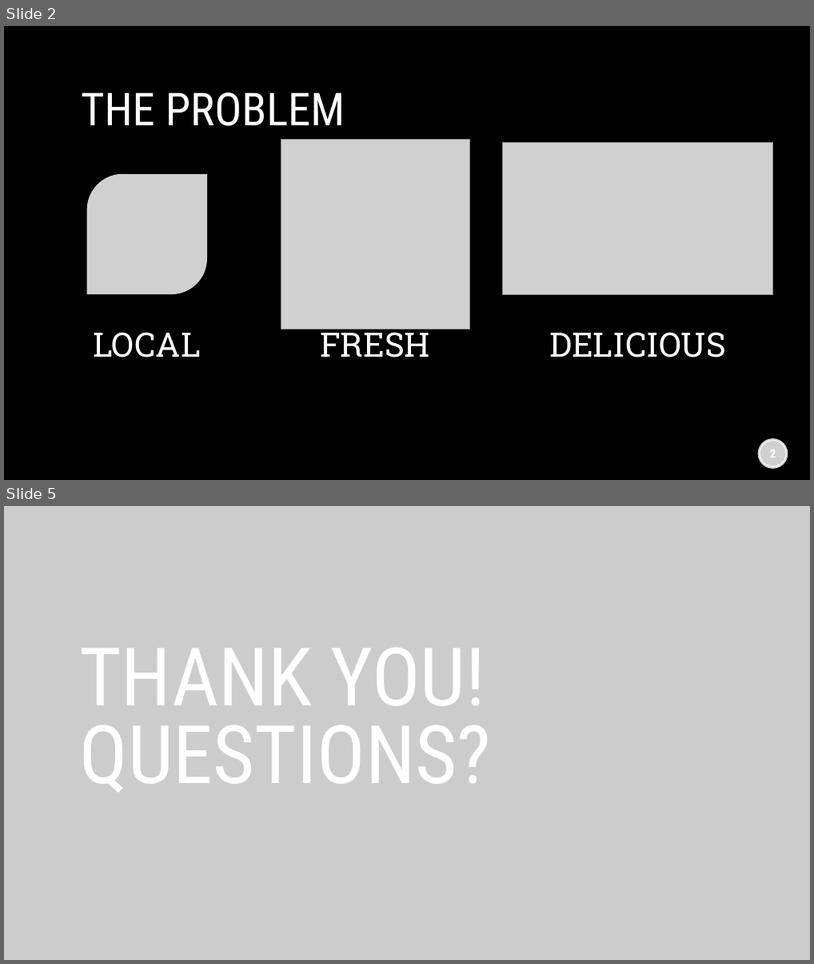
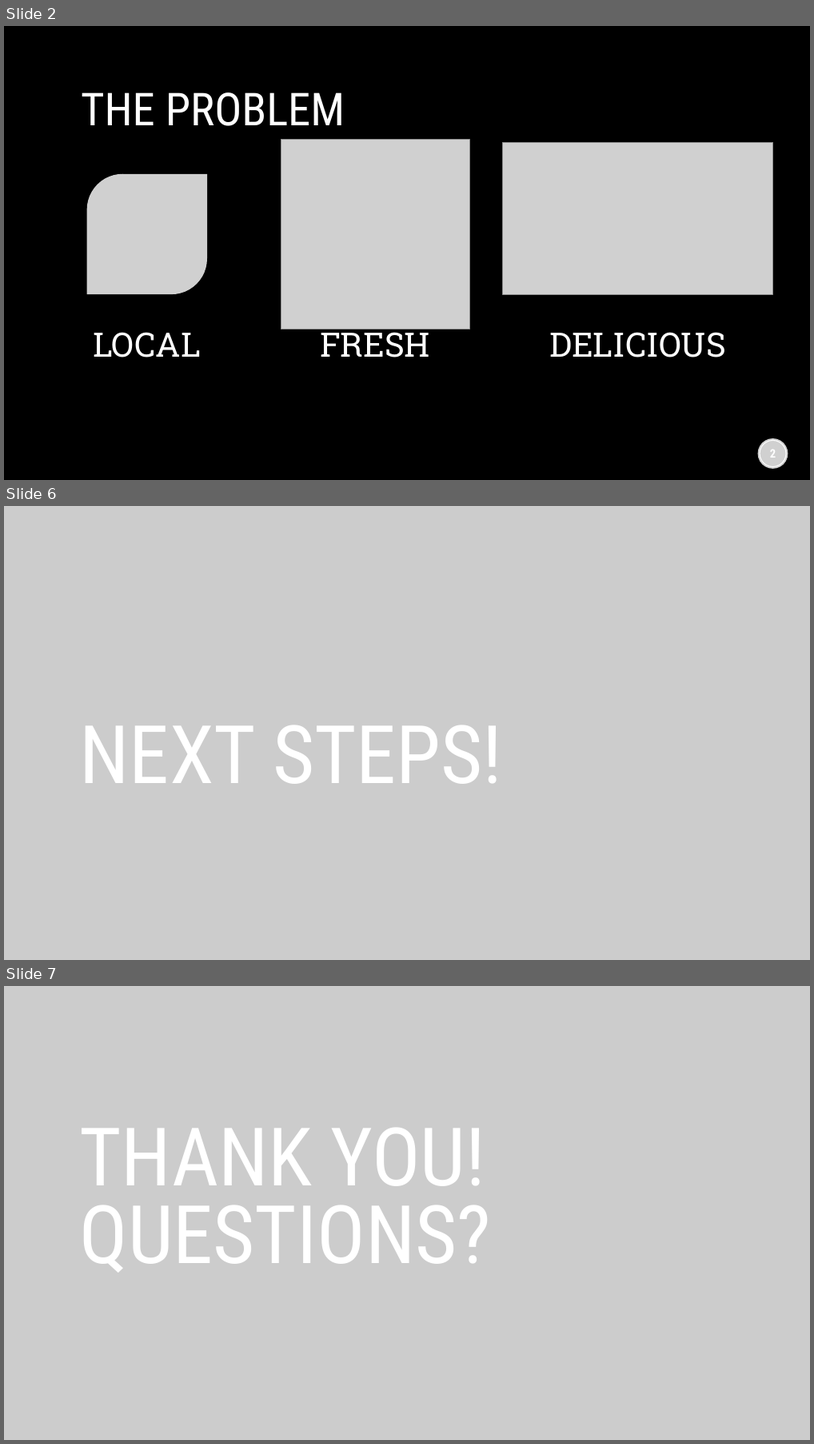
Before and after one commit to RafayKhan2/Brainstation-Capstone, a slide deck: Project Nutrino.pptx. Shown one above the other, each under a label of ours: slides 2 and 5 before the commit, slides 2, 6 and 7 after it; the slides between them are not shown. The pictures are 814x964 and 814x1444 pixels, drawn with LibreOffice and Linux fonts; fonts in the diff are those of the drawing; grey boxes stand for pictures; background and template pictures are left out; a plain dark background stands for a picture behind light text. Boxes give left, top, right and bottom in pixels: in the first picture for what was removed or moved away, otherwise in the second. Text is boxed around its words. In the diff, an @@ line names an element or a change of style, - is before the commit and + after.

```diff
--- a/Project Nutrino.pptx
+++ b/Project Nutrino.pptx
@@ slide 6 added at <box>4,506,810,960</box>, background picture (left out) @@
@@ rectangle added at <box>4,506,810,960</box>, fill #FFFFFF @@
@@ rectangle added at <box>4,506,810,960</box>, fill #000000 at 20% opacity @@
@@ title added at <box>79,725,503,784</box>, 96 pt, text #FFFFFF @@
+NEXT STEPS!
@@ what was slide 5 is now slide 7 @@
```
Also in this commit, not shown: 2 slides changed, 1 other slide added.
